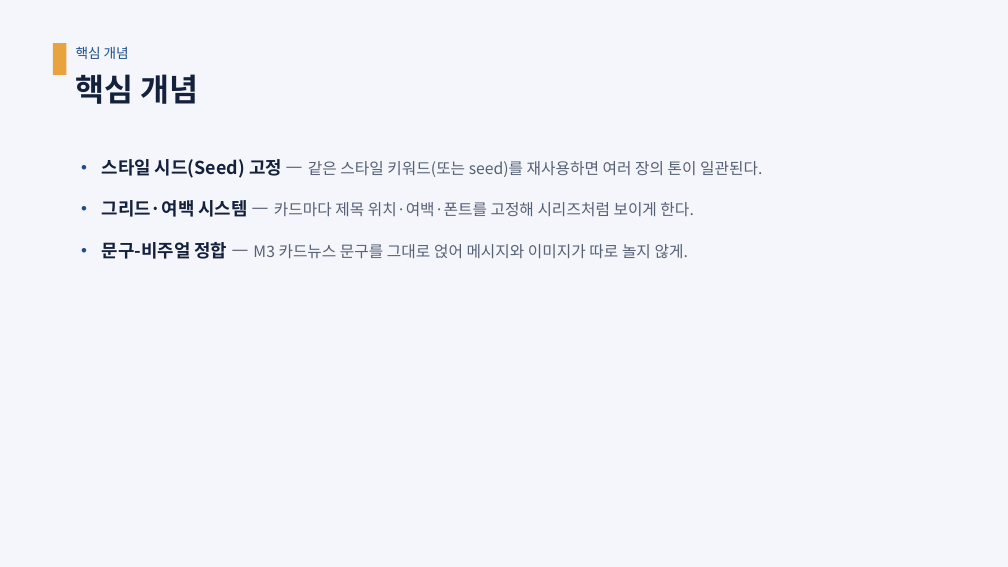
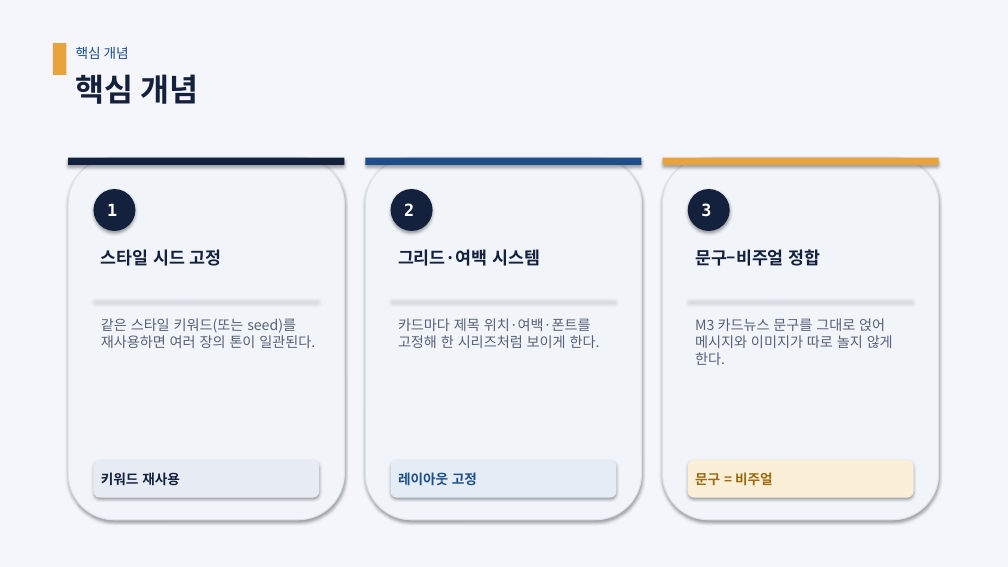
Before and after one commit to aebonlee/content, a slide deck: slide 75 of docs/slides/pptx/AI홍보실무_통합강의.pptx. Drawn at 1008x567 pixels with LibreOffice and Linux fonts; fonts in the diff are those of the drawing. Boxes give left, top, right and bottom in pixels: in the first picture for what was removed or moved away, otherwise in the second. Text is boxed around its words. In the diff, an @@ line names an element or a change of style, - is before the commit and + after.

```diff
--- a/docs/slides/pptx/AI홍보실무_통합강의.pptx
+++ b/docs/slides/pptx/AI홍보실무_통합강의.pptx
@@ rounded rectangle added at (68,157,344,520), fill #F1F5FA, outline #D9E2EF 1 pt @@
@@ rectangle added at (68,157,344,165), fill #14213D @@
@@ text removed at (102,159,762,259) @@
-• 스타일 시드(Seed) 고정 — 같은 스타일 키워드(또는 seed)를 재사용하면 여러 장의 톤이 일관된다.
-• 그리드·여백 시스템 — 카드마다 제목 위치·여백·폰트를 고정해 시리즈처럼 보이게 한다.
-• 문구-비주얼 정합 — M3 카드뉴스 문구를 그대로 얹어 메시지와 이미지가 따로 놀지 않게.
@@ rounded rectangle added at (365,157,641,520), fill #F1F5FA, outline #D9E2EF 1 pt @@
@@ rectangle added at (365,157,641,165), fill #1D4E89 @@
@@ rounded rectangle added at (662,157,938,520), fill #F1F5FA, outline #D9E2EF 1 pt @@
@@ rectangle added at (662,157,938,165), fill #E8A33D @@
@@ ellipse added at (94,189,136,231), fill #14213D, 16 pt, text #FFFFFF, bold @@
+1
@@ ellipse added at (391,189,433,231), fill #14213D, 16 pt, text #FFFFFF, bold @@
+2
@@ ellipse added at (688,189,730,231), fill #14213D, 16 pt, text #FFFFFF, bold @@
+3
@@ text added at (101,249,222,266), 16.5 pt, text #14213D, bold @@
+스타일 시드 고정
@@ text added at (398,249,540,266), 16.5 pt, text #14213D, bold @@
+그리드·여백 시스템
@@ text added at (695,249,821,266), 16.5 pt, text #14213D, bold @@
+문구–비주얼 정합
@@ rectangle added at (94,300,320,301), fill #D9E2EF @@
@@ text added at (101,318,315,348), 13.5 pt, text #576176 @@
+같은 스타일 키워드(또는 seed)를 재사용하면 여러 장의 톤이 일관된다.
@@ rectangle added at (391,300,617,301), fill #D9E2EF @@
@@ text added at (398,318,600,348), 13.5 pt, text #576176 @@
+카드마다 제목 위치·여백·폰트를 고정해 한 시리즈처럼 보이게 한다.
@@ rectangle added at (688,300,914,301), fill #D9E2EF @@
@@ text added at (695,318,893,365), 13.5 pt, text #576176 @@
+M3 카드뉴스 문구를 그대로 얹어 메시지와 이미지가 따로 놀지 않게 한다.
@@ rounded rectangle added at (94,460,320,498), fill #E7ECF4 @@
@@ text added at (101,472,180,486), 13 pt, text #14213D, bold @@
+키워드 재사용
@@ rounded rectangle added at (391,460,617,498), fill #E4ECF6 @@
@@ text added at (398,472,477,486), 13 pt, text #1D4E89, bold @@
+레이아웃 고정
@@ rounded rectangle added at (688,460,914,498), fill #FBEFD8 @@
@@ text added at (695,472,773,486), 13 pt, text #9A6B12, bold @@
+문구 = 비주얼
```
Also in this commit, not shown: 54 other slides changed, 3 other files.
